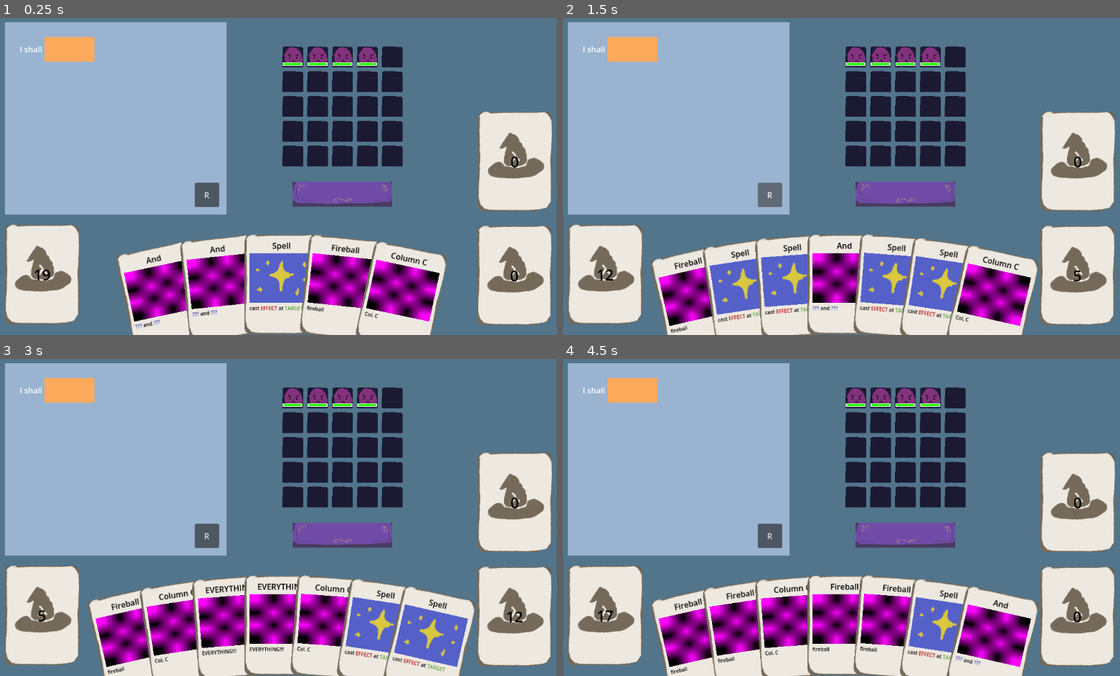
Above: before the commit, frames 1-4 (two rows, left to right).
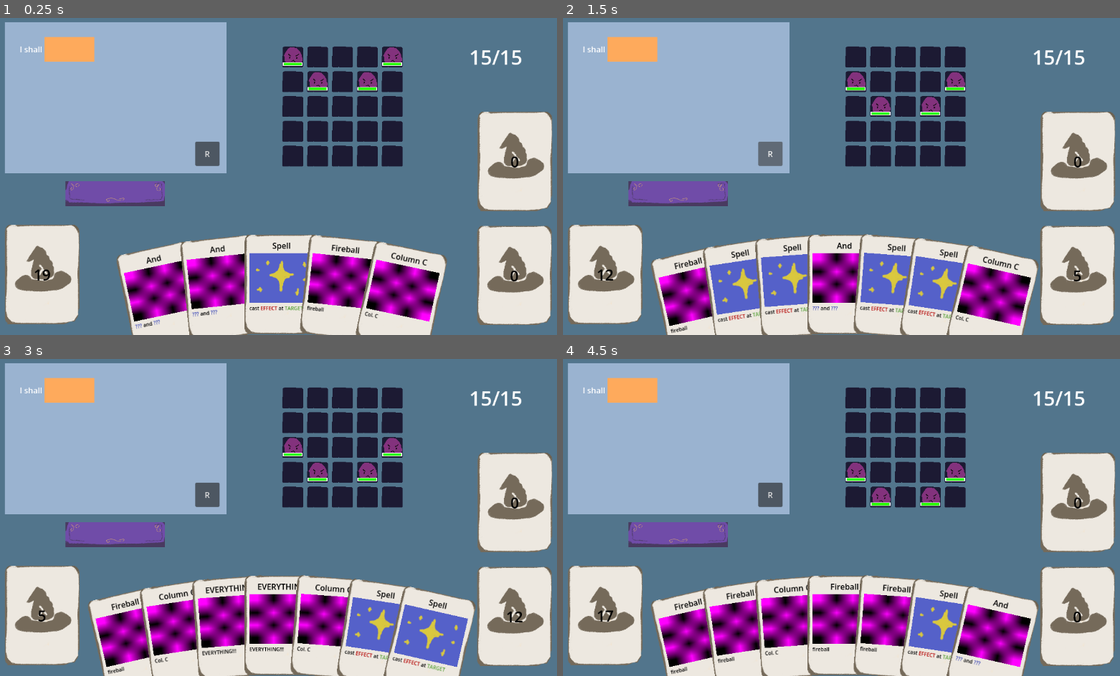
Above: after the commit, the same moments.

Repository: FlyingCheeseDemon/lexomancer
Game: Godot game, scene res://scenes/main.tscn
The game is run twice, just before and just after one commit, with the same random seed, the same clock (stepped at 60 frames per second) and the same inputs.
Inputs (mouse positions are in pixels of both pictures, inside the frame that each line leads up to; where the layout moved, square brackets give the same spot in the first picture):
- Up to frame 1 (0.25 s): no input
- Up to frame 2 (1.5 s): click (679, 192) [902, 195] at 0.5 s; click "R" at 1.25 s
- Up to frame 3 (3 s): click "R" at 2 s; click (116, 533) [339, 536] at 2.75 s
- Up to frame 4 (4.5 s): click "R" at 3.5 s; click (679, 533) [902, 536] at 4.25 s

The runs differ from the first frame. In frame 1, 8.1% of the frame differs, in the area x 0-94%, y 9-63%; in frame 2, 8.2%; in frame 3, 8.4%; in frame 4, 8.5%.

Commit message:
more basic functions
starting to look like a game

Diff:
--- a/1_resources/entities/pink_slime.tres
+++ b/1_resources/entities/pink_slime.tres
@@ -9,4 +9,6 @@
 title = "pink slime"
 texture = ExtResource("2_nb7qo")
 max_health = 11
+attack_strength = 3
+attack_range = 1
 metadata/_custom_type_script = "uid://2rpjogh47frk"
--- a/1_resources/statements/_statement_functions.gd
+++ b/1_resources/statements/_statement_functions.gd
@@ -78,3 +78,10 @@
 		for j in range(field.height):
 			everywhere.append(Vector2i(i,j))
 	return everywhere
+
+static func generate_a_position(kwargs:Dictionary) -> Callable:
+	var position:Vector2i = kwargs["position"]
+	var execute_eph_a_position = func (_gamestate:Game,_self_statement:Statement):
+		var output:Array[Vector2i] = [position]
+		return output
+	return execute_eph_a_position
--- a/cardgame/card.gd
+++ b/cardgame/card.gd
@@ -5,6 +5,7 @@
 var description:String
 
 var statement:Statement #struct that contains other important data that will be handed around with the card
+var ephemeral:bool = false # if ephemeral a card will not persist after the turn
 
 static func from_statement(statement:Statement) -> Card:
 	var obj = Card.new()
--- a/cardgame/card_ctrl.gd
+++ b/cardgame/card_ctrl.gd
@@ -16,6 +16,8 @@
 @onready var title_label:Label = $MarginContainer/VBoxContainer/Label
 @onready var body_label:RichTextLabel = $MarginContainer/VBoxContainer/RichTextLabel
 
+@onready var alternate_texture_ephemeral:Texture2D = load("res://0_assets/textures/card_front_ephemeral.png")
+
 static func constructor(card_to_load:Card) -> CardCtrl:
 	var self_scene = load(scene)
 	var obj = self_scene.instantiate()
@@ -23,6 +25,8 @@
 	return obj
 
 func _ready() -> void:
+	if card.ephemeral:
+		self.texture = self.alternate_texture_ephemeral
 	var card_texture = card.image
 	if card_texture: # and if not it remains the placeholder texture
 		self.texture_container.texture = card_texture
--- a/scenes/battlefield.tscn
+++ b/scenes/battlefield.tscn
@@ -2,6 +2,7 @@
 
 [ext_resource type="Texture2D" uid="uid://cs6jgpvkae5rr" path="res://0_assets/textures/battlefield_tile.png" id="1_5rve1"]
 [ext_resource type="Script" uid="uid://dbychyykng0dv" path="res://scripts/battlefield.gd" id="1_d5hba"]
+[ext_resource type="Script" uid="uid://c1mxgi3imo8xh" path="res://scenes/battlefield_tile_layer.gd" id="3_j68fe"]
 
 [sub_resource type="TileSetAtlasSource" id="TileSetAtlasSource_d5hba"]
 texture = ExtResource("1_5rve1")
@@ -18,5 +19,8 @@
 [node name="Battlefield" type="TileMapLayer" parent="." unique_id=1113238075]
 tile_map_data = PackedByteArray("AAAAAAAAAAAAAAAAAAABAAAAAAAAAAAAAAACAAAAAAAAAAAAAAADAAAAAAAAAAAAAAAEAAAAAAAAAAAAAAAEAA …(320 unchanged characters)…
 tile_set = SubResource("TileSet_j68fe")
+script = ExtResource("3_j68fe")
 
 [node name="Entities" type="Node2D" parent="." unique_id=434740394]
+
+[connection signal="cell_clicked" from="Battlefield" to="." method="_on_battlefield_cell_clicked"]
--- /dev/null
+++ b/scenes/battlefield_tile_layer.gd
@@ -0,0 +1,12 @@
+extends TileMapLayer
+
+signal cell_clicked
+
+func _input(event:InputEvent) -> void:
+	if event is InputEventMouseButton:
+		if event.is_pressed():
+			var local_clicked:Vector2 = get_local_mouse_position()
+			var pos_clicked:Vector2i = local_to_map(local_clicked)
+			if self.get_cell_tile_data(pos_clicked) == null:
+				return
+			cell_clicked.emit(event,pos_clicked)
--- a/scenes/card_areas.tscn
+++ b/scenes/card_areas.tscn
@@ -16,7 +16,7 @@
 offset_left = 27.0
 offset_top = 17.0
 offset_right = 473.0
-offset_bottom = 405.0
+offset_bottom = 322.0
 color = Color(0.60400695, 0.70245564, 0.8153076, 1)
 script = ExtResource("7_ijfxj")
 
@@ -62,10 +62,10 @@
 arch_angle = 15.0
 
 [node name="ResetSpellBookButton" type="Button" parent="." unique_id=1179257774]
-offset_left = 409.0
-offset_top = 341.0
-offset_right = 458.0
-offset_bottom = 390.0
+offset_left = 410.0
+offset_top = 258.0
+offset_right = 459.0
+offset_bottom = 307.0
 text = "R"
 
 [node name="DragAndDropHandle" parent="." unique_id=1715192286 instance=ExtResource("6_ijfxj")]
--- a/scenes/game.tscn
+++ b/scenes/game.tscn
@@ -6,6 +6,7 @@
 [ext_resource type="PackedScene" uid="uid://c3mrkgdfskaen" path="res://scenes/card_areas.tscn" id="3_lnu2h"]
 [ext_resource type="PackedScene" uid="uid://b4nnkfvvchgv0" path="res://scenes/statement_manager.tscn" id="3_p57ef"]
 [ext_resource type="Texture2D" uid="uid://dth6da8lun335" path="res://0_assets/textures/cast_button.png" id="6_p57ef"]
+[ext_resource type="PackedScene" uid="uid://d3t8hi54p6xk2" path="res://scenes/player.tscn" id="7_u5sy4"]
 
 [node name="Game" type="CanvasLayer" unique_id=1666584573]
 script = ExtResource("1_uwrxv")
@@ -25,10 +26,25 @@
 [node name="CardAreas" parent="." unique_id=1683924763 instance=ExtResource("3_lnu2h")]
 
 [node name="EndTurnButton" type="TextureButton" parent="." unique_id=1035974713]
-offset_left = 606.0
-offset_top = 339.0
-offset_right = 806.0
-offset_bottom = 389.0
+offset_left = 149.0
+offset_top = 338.0
+offset_right = 349.0
+offset_bottom = 388.0
 texture_normal = ExtResource("6_p57ef")
 
+[node name="PlayerHealthLabel" type="Label" parent="." unique_id=857403667]
+offset_left = 945.0
+offset_top = 56.0
+offset_right = 1085.0
+offset_bottom = 119.0
+theme_override_font_sizes/font_size = 40
+text = "10/10"
+horizontal_alignment = 1
+vertical_alignment = 1
+
+[node name="Player" parent="." unique_id=577097813 instance=ExtResource("7_u5sy4")]
+max_health = 15
+
+[connection signal="cell_clicked" from="Battlefield" to="." method="_on_battlefield_cell_clicked"]
 [connection signal="button_up" from="EndTurnButton" to="." method="_on_end_turn_button_button_up"]
+[connection signal="health_changed" from="Player" to="." method="_on_player_health_changed"]
--- /dev/null
+++ b/scenes/player.tscn
@@ -0,0 +1,6 @@
+[gd_scene format=3 uid="uid://d3t8hi54p6xk2"]
+
+[ext_resource type="Script" uid="uid://5lvf5rg017t" path="res://scripts/player.gd" id="1_3vyb7"]
+
+[node name="Player" type="Node" unique_id=577097813]
+script = ExtResource("1_3vyb7")
--- a/scenes/statement_block.tscn
+++ /dev/null
@@ -1,54 +0,0 @@
-[gd_scene format=3 uid="uid://c0by51sty1a8c"]
-
-[sub_resource type="GDScript" id="GDScript_ifpyr"]
-script/source = "extends Container
-
-class_name StatementBlock
-
-const scene = \"res://scenes/statement_block.tscn\"
-
-var statement_node:Statement
-
-signal statement_block_clicked
-
-static func constructor(statement:Statement) -> StatementBlock:
-	var self_scene = load(scene)
-	var obj = self_scene.instantiate()
-	obj.statement_node = statement
-	return obj
-
-func _ready() -> void:
-	# generate sub-controls from statment.text
-	var sub_nodes:Array[Control] = generate_subnodes()
-	for sub_node:Control in sub_nodes:
-		self.add_child(sub_node)
-
-func generate_subnodes() -> Array[Control]:
-	var substrings:PackedStringArray = self.statement_node.data.text.split(\" \")
-	var node_array:Array[Control] = []
-	var new_node:Control
-	for substring:String in substrings:
-		if substring[0] == \"%\":
-			var index = int(substring[1])
-			# the subnode is a container where we can drop in another one.
-			# to do: make a scene which has all the necessary plumbing
-			new_node = StatementBlockReceiver.constructor(self.statement_node.substatement_types[index])
-			new_node.index = index
-			new_node.connect(\"receiver_clicked\",_on_receiver_clicked)
-		else:
-			new_node = Label.new()
-			new_node.text = substring
-		node_array.append(new_node)
-	return node_array
-
-func _on_receiver_clicked(receiverNode:StatementBlockReceiver) -> void:
-	statement_block_clicked.emit(self,receiverNode)
-"
-
-[node name="StatementBlock" type="HFlowContainer" unique_id=1812121764]
-anchors_preset = 15
-anchor_right = 1.0
-anchor_bottom = 1.0
-grow_horizontal = 2
-grow_vertical = 2
-script = SubResource("GDScript_ifpyr")
--- a/scripts/battlefield.gd
+++ b/scripts/battlefield.gd
@@ -9,6 +9,8 @@
 @onready var entities := $Entities
 var battlefield_grid: Array[Array]
 
+signal cell_clicked
+
 func _ready() -> void:
 	battlefield_grid = []
 	for i:int in range(height):
@@ -17,14 +19,29 @@
 			battlefield_grid[i].append(null)
 
 func add_entity(new_entity:Entity,coordinate:Vector2i) -> bool: # returns success
+	if not coordinate_in_bounds(coordinate):
+		return false
+	if coordinate_occupied(coordinate):
+		return false
+
+	place_entity(new_entity,coordinate)
+	entities.add_child(new_entity)
+	return true
+
+func place_entity(entity:Entity,coordinate:Vector2i):
+	battlefield_grid[coordinate[0]][coordinate[1]] = entity
+	entity.battle_position = coordinate
+	entity.position = battlefield_grid_node.map_to_local(coordinate)
+
+func coordinate_in_bounds(coordinate:Vector2i) -> bool:
+	if battlefield_grid_node.get_cell_tile_data(coordinate) == null:
+		return false
+	return true
+
+func coordinate_occupied(coordinate:Vector2i) -> bool:
 	if battlefield_grid[coordinate[0]][coordinate[1]]:
-		return false
-	else:
-		battlefield_grid[coordinate[0]][coordinate[1]] = new_entity
-		new_entity.battle_position = coordinate
-		new_entity.position = battlefield_grid_node.map_to_local(coordinate)
-		entities.add_child(new_entity)
 		return true
+	return false
 
 func get_entity_from_position(coordinate:Vector2i) -> Entity:
 	var entity = battlefield_grid[coordinate[0]][coordinate[1]]
@@ -32,20 +49,32 @@
 		battlefield_grid[coordinate[0]][coordinate[1]] = null
 	return battlefield_grid[coordinate[0]][coordinate[1]]
 
-#func attack_fields(positions:Array[Vector2i],attack_function:Callable) -> void:
-	#for position in positions:
-		#if battlefield_grid[position[0]][position[1]]:
-			#var entity:Entity = battlefield_grid[position[0]][position[1]]
-			#attack_function.call(entity)
-	#
-#func attack_column(index:int,attack_function:Callable) -> void:
-	#var positions: Array[Vector2i] = []
-	#for i:int in range(self.width):
-		#positions.append(Vector2i(index,i))
-	#attack_fields(positions,attack_function)
-	#
-#func attack_row(index:int,attack_function:Callable) -> void:
-	#var positions: Array[Vector2i] = []
-	#for i:int in range(self.height):
-		#positions.append(Vector2i(i,index))
-	#attack_fields(positions,attack_function)
+func end_of_turn_enitity_management() -> void:
+	# enemies act from bottom to top and from left to right
+	# they first move and then attack
+	# might make them smarter at some point
+	var enemies: Array[Entity] = get_enemies_in_action_order()
+	for enemy in enemies:
+		if enemy.battle_position[1] != self.height-1:
+			if not coordinate_occupied(enemy.battle_position + Vector2i(0,1)):
+				var coordinate = enemy.battle_position
+				battlefield_grid[coordinate[0]][coordinate[1]] = null
+				self.place_entity(enemy,enemy.battle_position + Vector2i(0,1))
+			else:
+				# it's gonna depend tbd
+				pass
+		else:
+			# attack the player
+			pass
+func get_enemies_in_action_order() -> Array[Entity]:
+	var enemies:Array[Entity] = []
+	for row_inx in range(self.height-1,-1,-1):
+		for col_inx in range(self.width):
+			var pos:Vector2i = Vector2i(col_inx,row_inx)
+			var entity = self.get_entity_from_position(pos)
+			if entity:
+				enemies.append(entity)
+	return enemies
+
+func _on_battlefield_cell_clicked(event:InputEvent,pos_clicked:Vector2i) -> void:
+	cell_clicked.emit(event,pos_clicked)
--- a/scripts/card_areas.gd
+++ b/scripts/card_areas.gd
@@ -48,6 +48,16 @@
 
 	self.set_root_spell()
 
+func _input(event:InputEvent) -> void:
+	if event is InputEventMouseButton and event.button_index == MOUSE_BUTTON_RIGHT:
+		if event.is_pressed() and  drag_drop.dragged_card:
+			var card = drag_drop.dragged_card
+			drag_drop.dragged_card = null
+			if card.card.ephemeral:
+				card.queue_free()
+			else:
+				hand.add_card(card.card)
+
 func set_root_spell() -> void:
 	var root = statement_manager.get_statement_by_name("root")
 	spell_book.root = root
@@ -66,7 +76,7 @@
 	source_hand.replace_dummy_with_card_ctrl(dummy,card)
 
 func _on_hand_mouse_enter(hovered_hand:Hand) -> void:
-	if drag_drop.dragged_card:
+	if drag_drop.dragged_card and not drag_drop.dragged_card.card.ephemeral:
 		hovered_hand.hover_card_start()
 
 func _on_hand_mouse_exit(hovered_hand:Hand) -> void:
@@ -108,8 +118,8 @@
 		return
 
 	self.add_statement_to_spellbook(parent_statement,clicked_container.index,drag_drop.dragged_card.card.statement)
-
-	used.add_top_deck(Card.from_statement(Statement.constructor(drag_drop.dragged_card.card.statement.data)))
+	if not drag_drop.dragged_card.card.ephemeral:
+		used.add_top_deck(Card.from_statement(Statement.constructor(drag_drop.dragged_card.card.statement.data)))
 	drag_drop.dragged_card = null
 
 func get_root_spell() -> Statement:
@@ -124,3 +134,13 @@
 	self.set_root_spell()
 	while used.get_length():
 		hand.add_card(used.draw())
+
+func generate_ephemeral_position_card(pos_clicked) -> void:
+	var statement_data:StatementData = statement_manager.get_statement_data_by_name("a_position")
+	statement_data.title = str(pos_clicked)
+	statement_data.text = str(pos_clicked)
+	var statement_object := Statement.constructor(statement_data,{"position": pos_clicked})
+	var card:Card = Card.from_statement(statement_object)
+	card.ephemeral = true
+	var card_ctrl:CardCtrl = CardCtrl.constructor(card)
+	drag_drop.dragged_card = card_ctrl
--- a/scripts/entity.gd
+++ b/scripts/entity.gd
@@ -27,9 +27,6 @@
 	print("spawned!")
 	print(self.battle_position)
 
-func attack(target:Entity) -> void:
-	pass
-
 func change_health(difference:int) -> void:
 	self.current_health += difference
 	if self.current_health <= 0:
--- a/scripts/entity_data.gd
+++ b/scripts/entity_data.gd
@@ -8,3 +8,5 @@
 
 @export_category("Combat")
 @export var max_health: int
+@export var attack_strength: int
+@export var attack_range: int
--- a/scripts/game.gd
+++ b/scripts/game.gd
@@ -7,14 +7,21 @@
 @onready var statement_manager:StatementManager = $StatementManager
 @onready var entity_manager:EntityManager = $EntityManager
 @onready var card_manager:CanvasLayer = $CardAreas
+@onready var player_health_label:Label = $PlayerHealthLabel
+@onready var player:Player = $Player
 
 func _ready() -> void:
 	var enemy:Entity
-
-	for i in range(4):
+	var positions = [
+		Vector2i(0,0),
+		Vector2i(4,0),
+		Vector2i(1,1),
+		Vector2i(3,1),
+	]
+	for position in positions:
 		enemy = entity_manager.get_entity_by_name("pink_slime")
-		battlefield.add_entity(enemy,Vector2i(i,0))
-
+		battlefield.add_entity(enemy,position)
+	update_player_health_label()
 
 func _on_end_turn_button_button_up() -> void:
 	var root_spell:Statement = card_manager.get_root_spell()
@@ -22,3 +29,15 @@
 		root_spell.execute(self)
 	card_manager.reset_spell_blook()
 	card_manager.end_turn_card_management()
+	battlefield.end_of_turn_enitity_management()
+
+func _on_battlefield_cell_clicked(event:InputEvent,pos_clicked:Vector2i) -> void:
+	card_manager.generate_ephemeral_position_card(pos_clicked)
+
+func update_player_health_label() -> void:
+	var max_health:int = player.max_health
+	var health:int = player.health
+	player_health_label.text = str(health) + "/" + str(max_health)
+
+func _on_player_health_changed() -> void:
+	update_player_health_label()
--- /dev/null
+++ b/scripts/player.gd
@@ -0,0 +1,23 @@
+extends Node
+
+class_name Player
+
+@export var max_health:int
+var health:int
+
+signal i_died
+signal health_changed
+
+func _ready() -> void:
+	self.health = self.max_health
+
+func reduce_health(amount:int) -> void:
+	self.health -= amount
+	health_changed.emit()
+	if self.health <= 0:
+		i_died.emit()
+
+func increase_health(amount:int) -> void:
+	self.health += amount
+	self.health = min(self.health,self.max_health)
+	health_changed.emit()
--- a/scripts/statememt_manager.gd
+++ b/scripts/statememt_manager.gd
@@ -19,10 +19,13 @@
 			continue
 		statement_dictionary[resource.name] = resource
 
-func get_statement_by_name(key:String) -> Statement:
+func get_statement_data_by_name(key:String) -> StatementData:
 	if len(statement_dictionary.keys()) == 0:
 		initialize_statement_dict();
+	var statement:StatementData = statement_dictionary[key].duplicate()
+	return statement
 
-	var statement:StatementData = statement_dictionary[key]
+func get_statement_by_name(key:String) -> Statement:
+	var statement = get_statement_data_by_name(key)
 	var statement_object := Statement.constructor(statement)
 	return statement_object
--- a/scripts/statement.gd
+++ b/scripts/statement.gd
@@ -14,14 +14,18 @@
 var substatement_pointers:Array[Statement] = []
 var substatement_types:Array[ENUMS.ST_TYPES] = []
 
-
 signal statement_receiver_clicked
 
-static func constructor(statement_data: StatementData) -> Statement:
+static func constructor(statement_data: StatementData, callable_generation_args:Dictionary = {}) -> Statement:
 	var obj := self_scene.instantiate()
 	obj.data = statement_data.duplicate()
 	obj.type = obj.data.type
-	obj.execute_fnc = Callable(StatementFunctions, "execute_" + obj.data.name)
+	if len(callable_generation_args.keys()) == 0:
+		# a static statement
+		obj.execute_fnc = Callable(StatementFunctions, "execute_" + obj.data.name)
+	else:
+		# a dynamic statement which is probably dependent on some user input
+		obj.execute_fnc = Callable(StatementFunctions, "generate_" + obj.data.name).call(callable_generation_args)
 	obj.substatement_types = obj.data.substatement_types.duplicate()
 	obj.substatement_pointers.resize(len(obj.data.substatement_types))
 	obj.substatement_pointers.fill(null)
Binary file added: 0_assets/textures/card_front_ephemeral.png
Not shown, added: 0_assets/textures/card_front_ephemeral.png.import
Not shown, added: scenes/battlefield_tile_layer.gd.uid
Not shown, added: scripts/player.gd.uid
